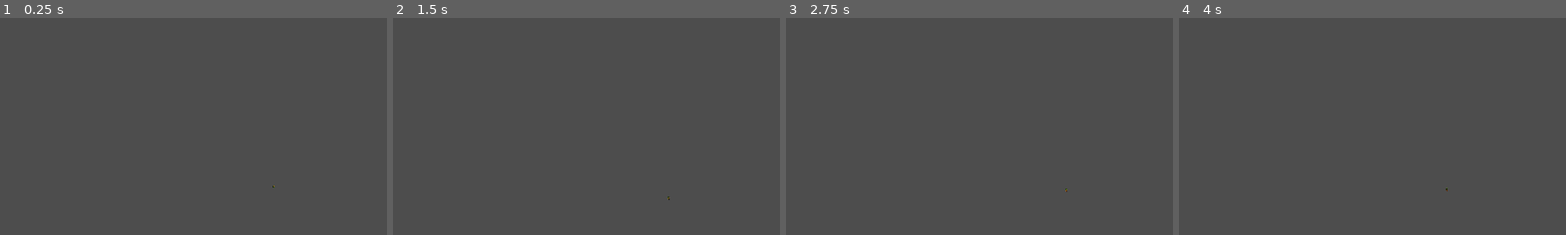
Above: before the commit, frames 1-4 (left to right).
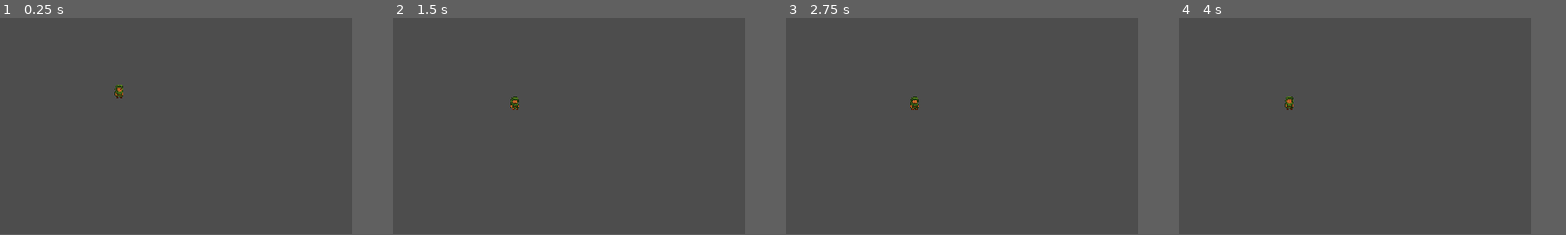
Above: after the commit, the same moments.

Repository: FranciscoGonzalez8668/Ruler
Game: Godot game, scene res://scenes/Main.tscn
The game is run twice, just before and just after one commit, with the same random seed, the same clock (stepped at 60 frames per second) and the same inputs.
Inputs:
- Up to frame 1 (0.25 s): no input
- Up to frame 2 (1.5 s): hold D (move_right) 0.53-1.28 s; tap J (attack) at 0.6 s; tap Enter at 1.25 s; hold S (move_down) from 1.28 s (still down); tap Shift (dash) at 1.35 s
- Up to frame 3 (2.75 s): tap Space at 2 s; release S (move_down) at 2.03 s; hold D (move_right) from 2.03 s (still down); tap J (attack) at 2.1 s
- Up to frame 4 (4 s): tap Enter at 2.75 s; release D (move_right) at 2.78 s; hold Up (move_up) 2.78-3.53 s; tap Shift (dash) at 2.85 s; tap Space at 3.5 s; hold A (move_left) from 3.53 s (still down); tap J (attack) at 3.6 s
The pictures show only the part of the screen within x 15-65%, y 10-60%; the shares and areas given below are measured in that part.
In our replay, the window is 799x449 before the commit and 480x270 after it. These sizes can differ from the game's own. Grey fills any space a smaller window leaves; there, only what the larger window draws over its background counts as a difference.

The runs differ from the first frame. In frame 1, 0.1% of the frame differs, in the area x 29-71%, y 30-79%; in frame 2, 0.1%; in frame 3, 0.1%, in the area x 32-73%, y 36-81%; in frame 4, 0.1%.

Commit message:
Correction player and room size

Diff:
--- a/project.godot
+++ b/project.godot
@@ -14,6 +14,13 @@
 run/main_scene="uid://74b4ac76c7vw"
 config/features=PackedStringArray("4.5", "Forward Plus")
 config/icon="res://icon.svg"
+
+[display]
+
+window/size/viewport_width=480
+window/size/viewport_height=270
+window/stretch/mode="canvas_items"
+window/stretch/scale_mode="integer"
 
 [input]
 
--- a/scenes/player/Player.tscn
+++ b/scenes/player/Player.tscn
@@ -3,33 +3,36 @@
 [ext_resource type="Script" uid="uid://drhw2ii8vvw5g" path="res://scripts/player/Player.gd" id="1_gfjak"]
 [ext_resource type="Texture2D" uid="uid://b87lhwl1m4nrb" path="res://assets/playerIdle.png" id="2_gfjak"]
 
-[sub_resource type="RectangleShape2D" id="RectangleShape2D_g2els"]
-size = Vector2(12, 8)
+[sub_resource type="CapsuleShape2D" id="CapsuleShape2D_gfjak"]
+radius = 9.0
+height = 32.0
 
-[sub_resource type="RectangleShape2D" id="RectangleShape2D_3vyb7"]
-size = Vector2(30, 30)
+[sub_resource type="CapsuleShape2D" id="CapsuleShape2D_4kuee"]
+radius = 7.6962667
+height = 28.42568
 
 [node name="CharacterBody2D" type="CharacterBody2D"]
+scale = Vector2(0.9871768, 1.0200784)
 collision_layer = 2
 platform_wall_layers = 1
 script = ExtResource("1_gfjak")
 
 [node name="CollisionShape2D" type="CollisionShape2D" parent="."]
-shape = SubResource("RectangleShape2D_g2els")
+shape = SubResource("CapsuleShape2D_gfjak")
 
 [node name="Camera2D" type="Camera2D" parent="."]
-zoom = Vector2(0.5, 0.5)
 position_smoothing_enabled = true
 rotation_smoothing_enabled = true
 
 [node name="Hitbox" type="Area2D" parent="."]
 collision_layer = 4
-collision_mask = 9
+collision_mask = 8
 
 [node name="CollisionShape2D" type="CollisionShape2D" parent="Hitbox"]
-shape = SubResource("RectangleShape2D_3vyb7")
+scale = Vector2(1.0394651, 0.9850248)
+shape = SubResource("CapsuleShape2D_4kuee")
 debug_color = Color(0.96466416, 4.813075e-07, 0.48964942, 0.41960785)
 
 [node name="Sprite2D" type="Sprite2D" parent="."]
-scale = Vector2(0.01, 0.01)
+scale = Vector2(0.03, 0.03)
 texture = ExtResource("2_gfjak")
--- a/scenes/rooms/Room.tscn
+++ b/scenes/rooms/Room.tscn
@@ -1,7 +1,7 @@
 [gd_scene load_steps=2 format=3 uid="uid://bpuqlc55nqc4w"]
 
 [sub_resource type="RectangleShape2D" id="RectangleShape2D_vsxtw"]
-size = Vector2(160, 90)
+size = Vector2(480, 270)
 
 [node name="Room" type="Node2D"]
 
@@ -9,7 +9,7 @@
 collision_mask = 0
 
 [node name="CollisionShape2D" type="CollisionShape2D" parent="StaticBody2D"]
-position = Vector2(-1, 0)
+position = Vector2(1, 31.5)
 shape = SubResource("RectangleShape2D_vsxtw")
 debug_color = Color(0.15801802, 0.6113045, 0.58012724, 0.41960785)
 
